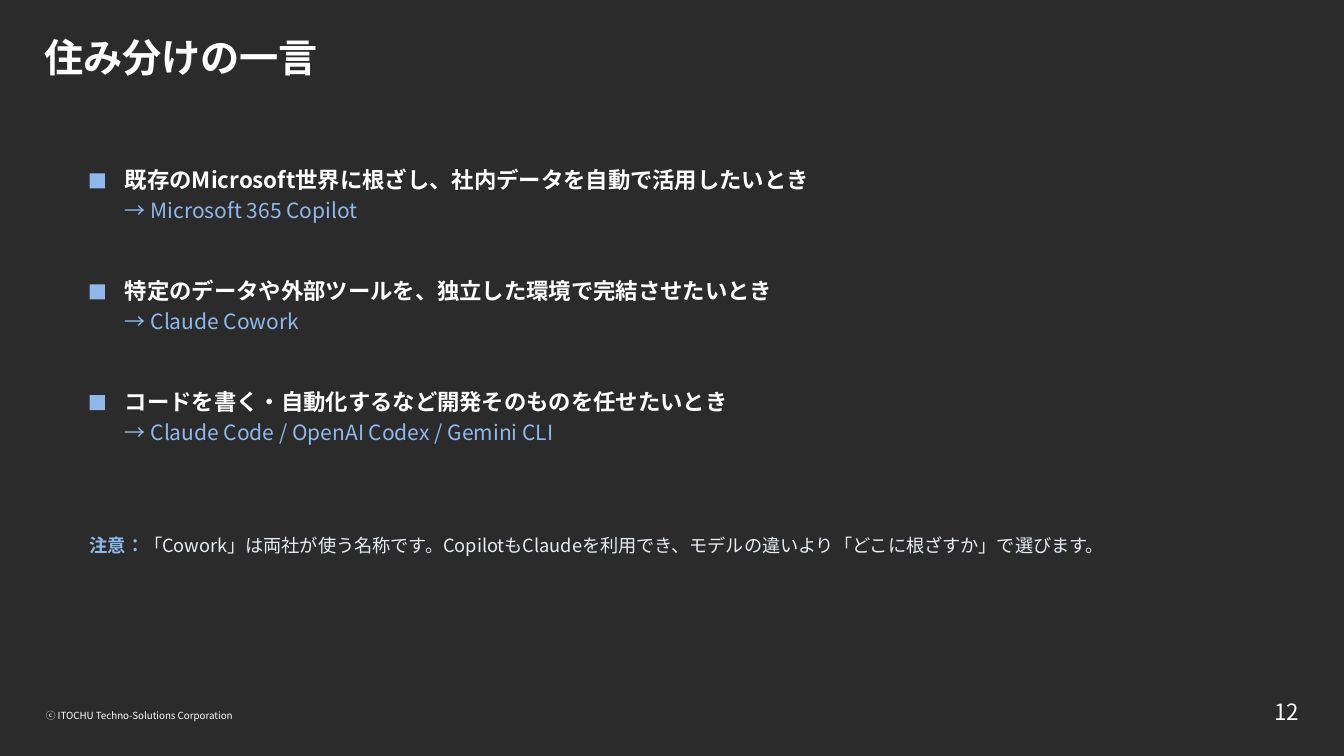
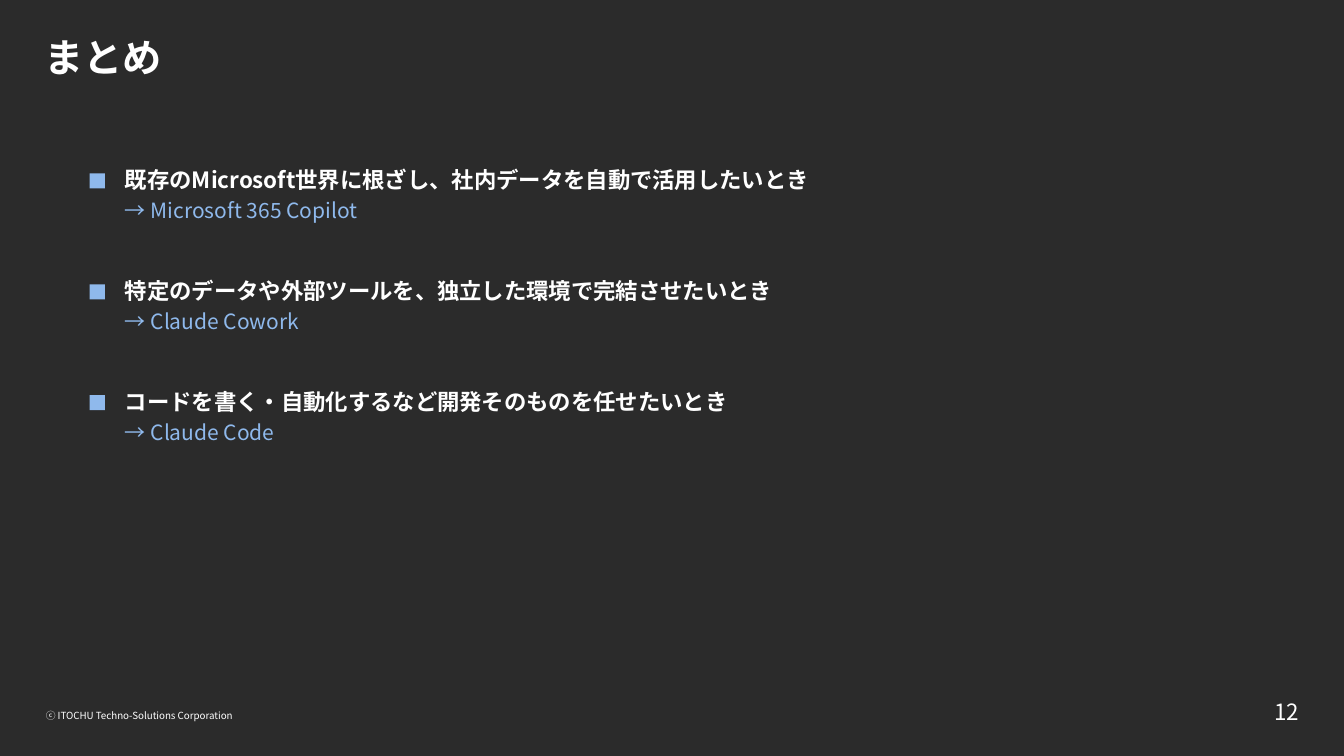
Before and after one commit to ctc-itkr/claude-hands-on, a slide deck: slide 12 of 配布/Copilot_Cowork_競合比較.pptx. Drawn at 1344x756 pixels with LibreOffice and Linux fonts; fonts in the diff are those of the drawing; background and template pictures are left out; a plain dark background stands for a picture behind light text. Boxes give left, top, right and bottom in pixels: in the first picture for what was removed or moved away, otherwise in the second. Text is boxed around its words. In the diff, an @@ line names an element or a change of style, - is before the commit and + after.

```diff
--- a/配布/Copilot_Cowork_競合比較.pptx
+++ b/配布/Copilot_Cowork_競合比較.pptx
@@ title at [44,40,161,75]: text changed @@
-住み分けの一言
+まとめ
@@ text at [151,423,275,441]: text changed @@
-→ Claude Code / OpenAI Codex / Gemini CLI
+→ Claude Code
@@ text removed at [90,536,1104,556] @@
-注意：「Cowork」は両社が使う名称です。CopilotもClaudeを利用でき、モデルの違いより「どこに根ざすか」で選びます。
```
Also in this commit, not shown: 4 other slides changed.
